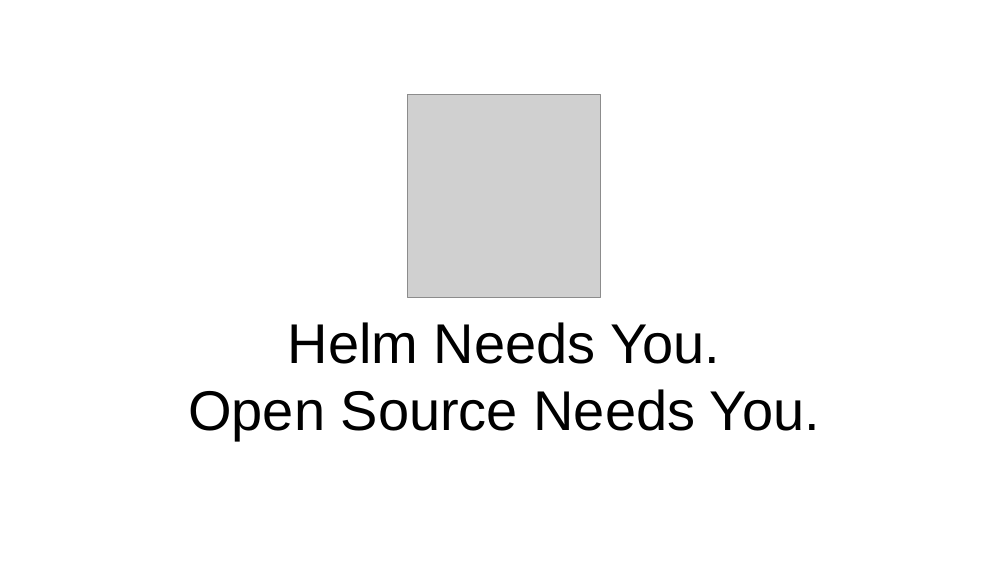
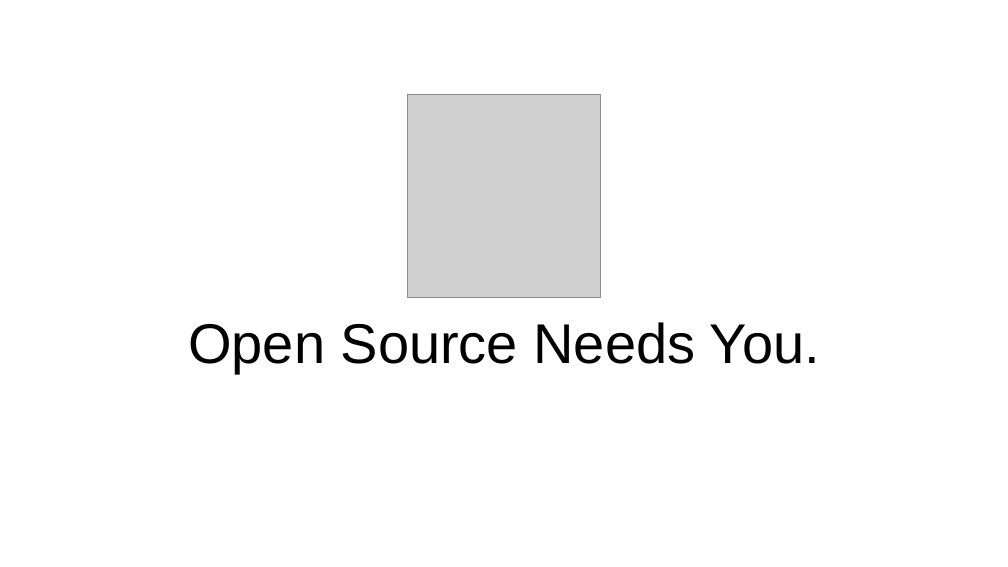
Before and after one commit to karuppiah7890/talks, a slide deck: slide 25 of contributing-to-helm/Contributing to Helm.pptx (slide 21 before the commit). Drawn at 1008x567 pixels with LibreOffice and Linux fonts; fonts in the diff are those of the drawing; grey boxes stand for pictures. Boxes give left, top, right and bottom in pixels: in the first picture for what was removed or moved away, otherwise in the second. Text is boxed around its words. In the diff, an @@ line names an element or a change of style, - is before the commit and + after.

Commit message:
update contributing to helm slides

```diff
--- a/contributing-to-helm/Contributing to Helm.pptx
+++ b/contributing-to-helm/Contributing to Helm.pptx
@@ text at box(288, 322, 720, 364): paragraph removed @@
-Helm Needs You.
```
Also in this commit, not shown: 8 other slides changed, 16 slides added, 4 slides removed, 2 other files.
